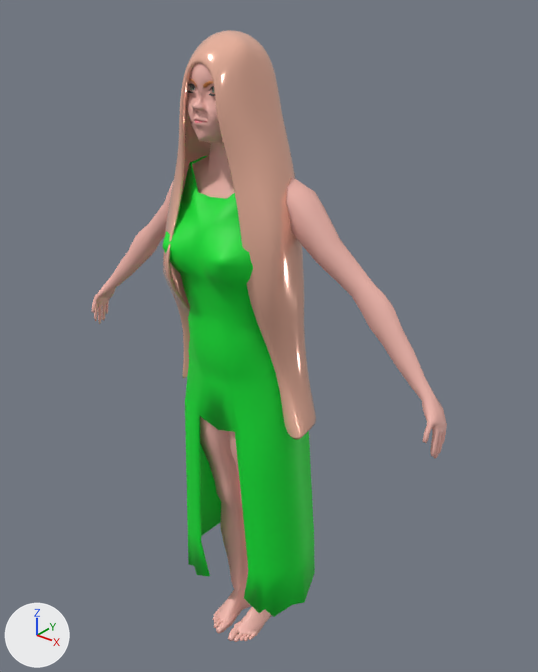
A saved change to the glTF model src/assets/human.glb.
Rendered twice from a camera (50 mm lens) standing at (2.78, -3.17, 2.19) and looking at (0.08, 0.21, 0.09). Arrows for +X, +Y and +Z are at lower left; the lights stay in place.

Before the edit, the objects in view are built like this:
```python
me_cube = bpy.data.meshes.new('Cube')
me_cube.from_pydata(...)  # 2720 vertices, 5444 faces; spans x -1.4..1.4, y -0.34..0.33, z -2.26..1.9
# faces by material slot: [5360, 28, 56]
me_cube.materials.append(mat_skin)  # pink #f6baaf
me_cube.materials.append(mat_lips)  # pink #ff8691
me_cube.materials.append(mat_inside_mouth)
me_cube_001 = bpy.data.meshes.new('Cube.001')
me_cube_001.from_pydata(...)  # 734 vertices, 1480 faces; spans x -0.53..0.53, y -0.39..0.4, z -1.87..1.23
me_cube_001.materials.append(mat_material_002)  # green #00e735
me_sphere_001 = bpy.data.meshes.new('Sphere.001')
me_sphere_001.from_pydata(...)  # 3522 vertices, 7040 faces; spans x -0.57..0.58, y -0.41..0.38, z -0.48..1.92
me_sphere_001.materials.append(mat_hair)  # beige #ffc2ab
ob_dress = bpy.data.objects.new('Dress', me_cube_001)
ob_dress.location = (0.0, 0.0, 0.0)
ob_hair = bpy.data.objects.new('Hair', me_sphere_001)
ob_hair.location = (0.0, 0.0, 0.0)
ob_human = bpy.data.objects.new('Human', me_cube)
ob_human.location = (0.0, 0.0, 0.0)
```
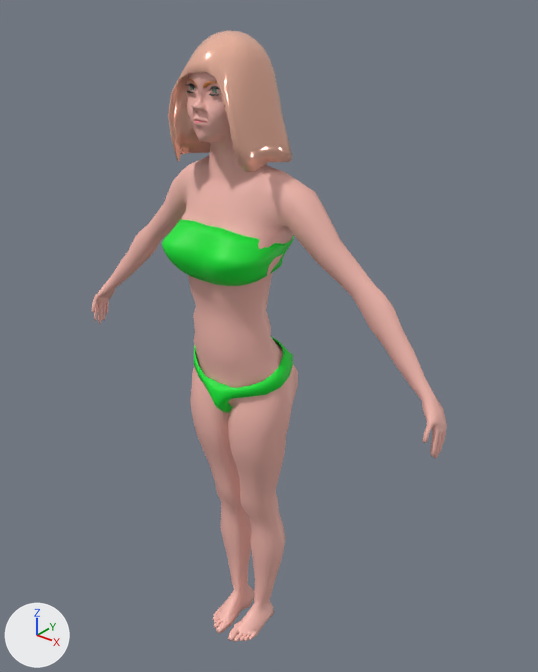
The change, as a list of edits to the scene's bpy script:
```text
Add me_sphere_002:
    me_sphere_002.from_pydata(...)  # 458 vertices, 912 faces; spans x -0.292..0.293, y -0.298..0.3, z 1.246..1.924
    me_sphere_002.materials.append(mat_hair)  # beige #ffc2ab
Add me_plane_002:
    me_plane_002.from_pydata(...)  # 511 vertices, 912 faces; spans x -0.372..0.372, y -0.384..0.35, z -0.406..0.928
    me_plane_002.materials.append(mat_material_002)  # green #00e735
Remove ob_dress:
    ob_dress = bpy.data.objects.new('Dress', me_cube_001)
    ob_dress.location = (0.0, 0.0, 0.0)
Remove ob_hair:
    ob_hair = bpy.data.objects.new('Hair', me_sphere_001)
    ob_hair.location = (0.0, 0.0, 0.0)
Add ob_short_hair:
    ob_short_hair = bpy.data.objects.new('Short Hair', me_sphere_002)
    ob_short_hair.location = (0.0, 0.0, 0.0)
Add ob_bra:
    ob_bra = bpy.data.objects.new('Bra', me_plane_002)
    ob_bra.location = (0.0, 0.0, 0.0)
```

Location of each change, [x1, y1, x2, y2] in pixels of the pictures (538 x 672 px):
'Dress', deleted (green)
    before: [163, 156, 315, 617]
'Hair', deleted (beige)
    before: [163, 30, 316, 439]
'Short Hair', added (beige)
    after: [168, 30, 293, 172]
'Bra', added (green)
    after: [162, 219, 294, 413]
